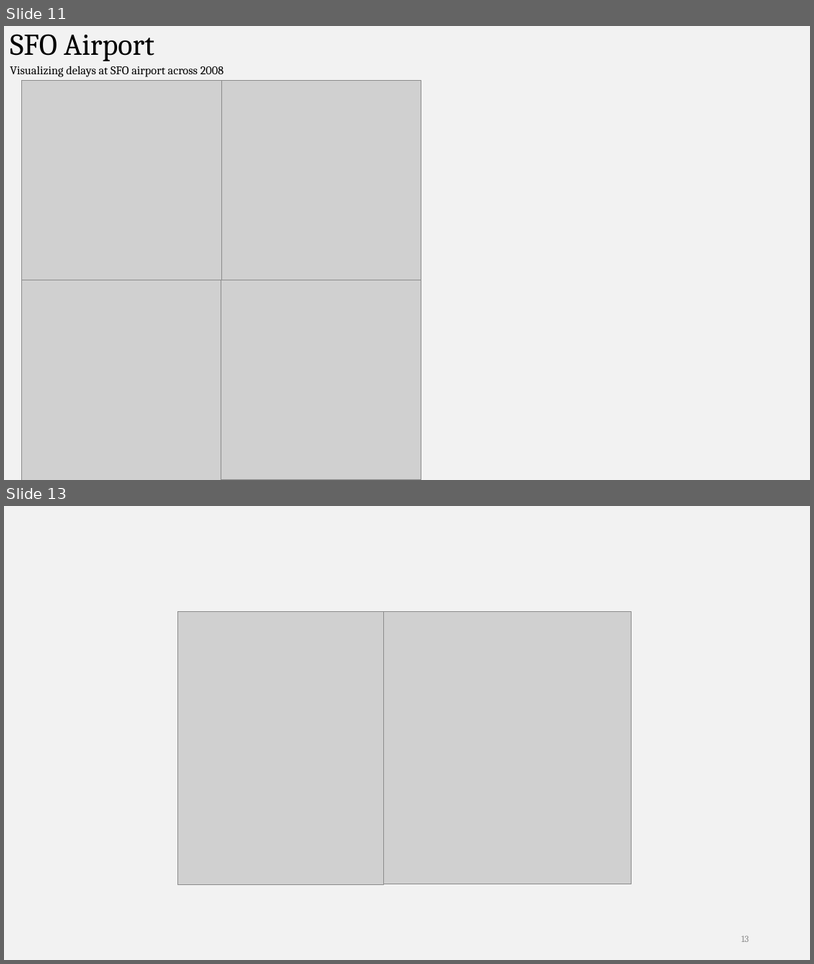
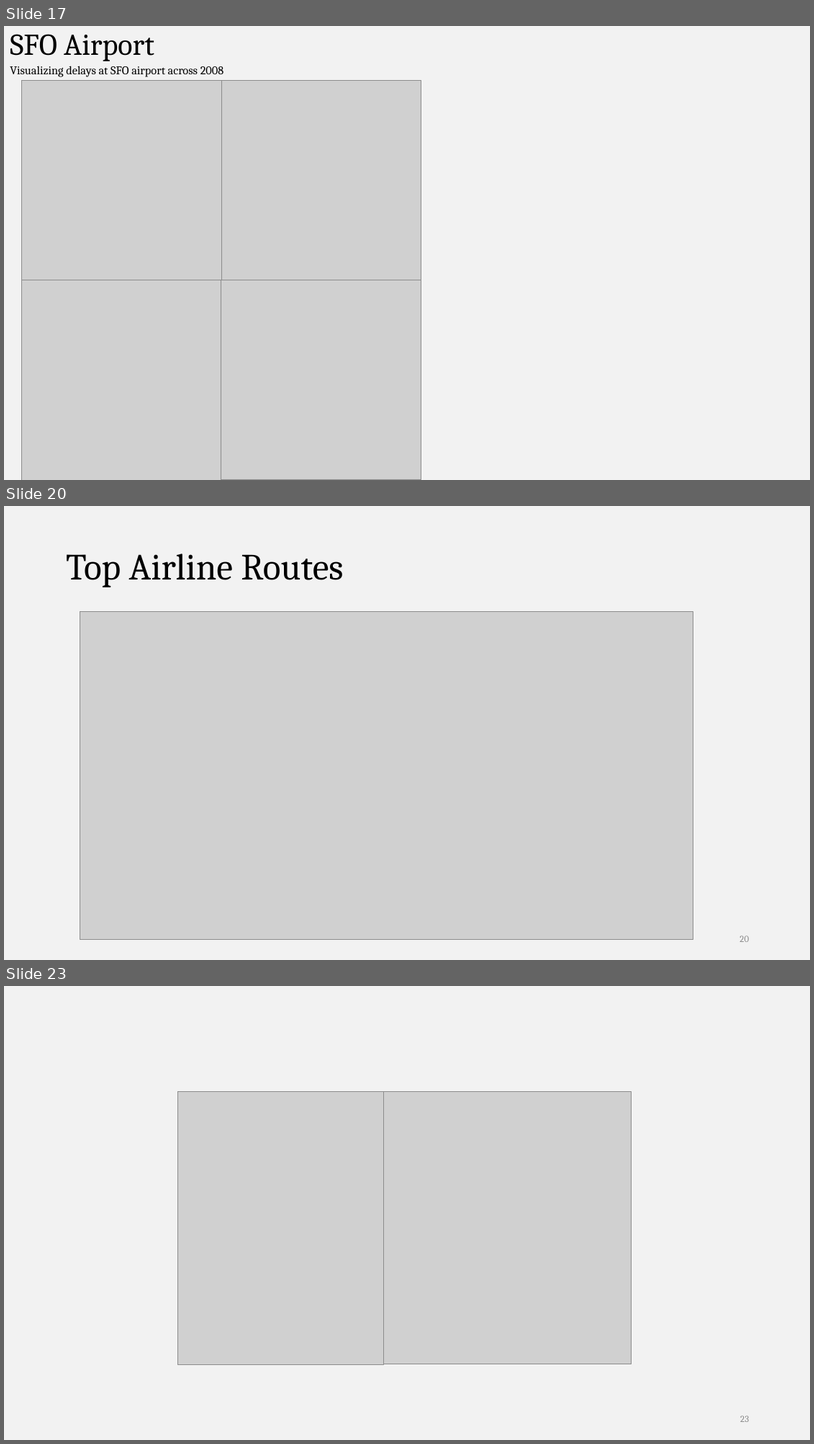
Before and after one commit to divyakkm/open-data-2014-airline, a slide deck: Analyzing Airline On-Time Data.pptx. Shown one above the other, each under a label of ours: slides 11 and 13 before the commit, slides 17, 20 and 23 after it; the slides between them are not shown. The pictures are 814x964 and 814x1444 pixels, drawn with LibreOffice and Linux fonts; fonts in the diff are those of the drawing; grey boxes stand for pictures. Boxes give left, top, right and bottom in pixels: in the first picture for what was removed or moved away, otherwise in the second. Text is boxed around its words. In the diff, an @@ line names an element or a change of style, - is before the commit and + after.

```diff
--- a/Analyzing Airline On-Time Data.pptx
+++ b/Analyzing Airline On-Time Data.pptx
@@ slide 20 added at (4, 506, 810, 960), background #F2F2F2 @@
@@ title added at (66, 554, 343, 587), 44 pt, text #000000 @@
+Top Airline Routes
@@ picture added at (80, 611, 694, 939) @@
@@ page number added at (740, 935, 749, 942), 11 pt, text #8C8C8C @@
+20
@@ what was slide 11 is now slide 17 @@
@@ what was slide 13 is now slide 23 @@
@@ page number at (741, 1415, 749, 1422): text changed @@
-13
+23
```
Also in this commit, not shown: 11 other slides added, 2 slides removed.
